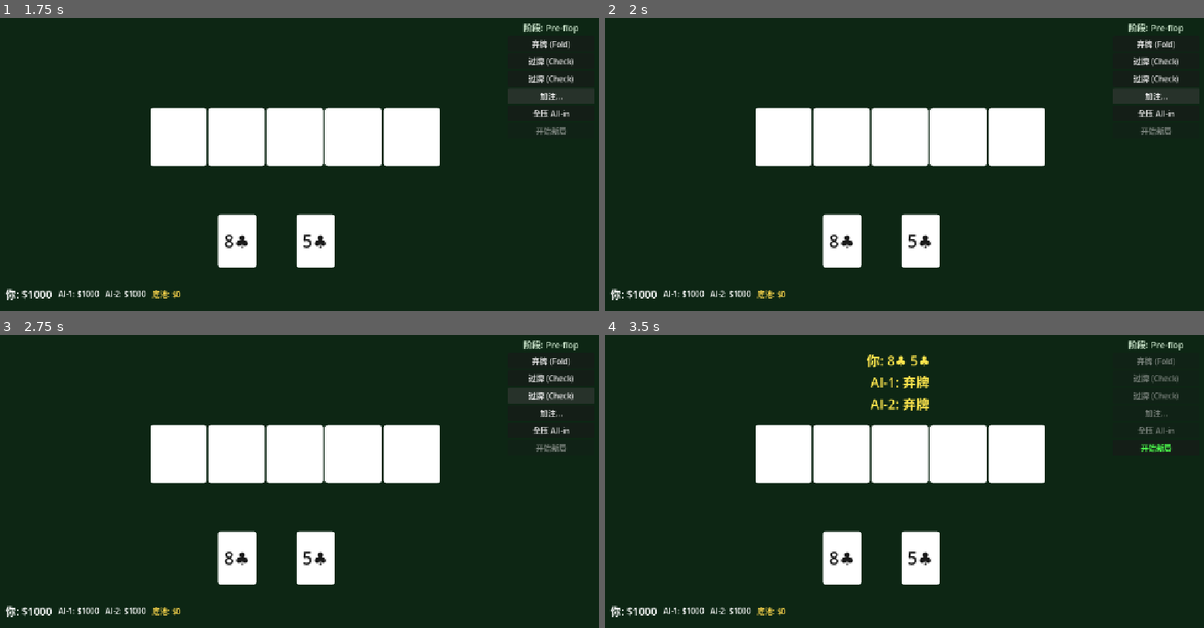
Above: before the commit, frames 1-4 (two rows, left to right).
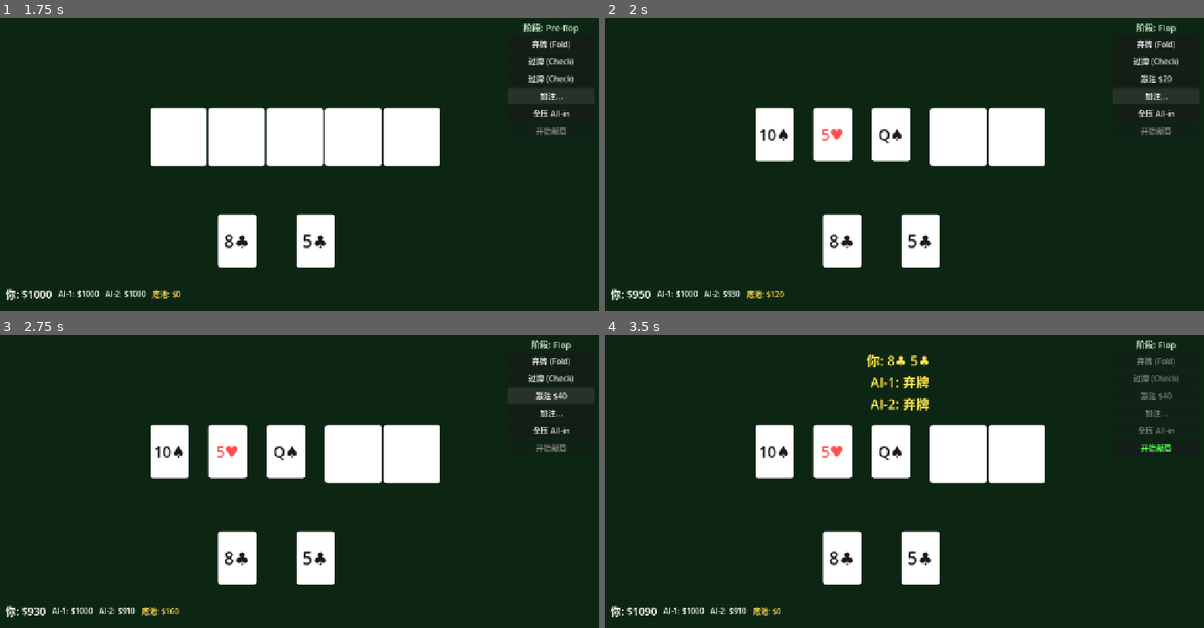
Above: after the commit, the same moments.

Repository: gaoyingxie/texas-holdemp
Game: Godot game, scene res://scenes/main.tscn
Two runs of this game, one before a commit and one after it. Both use one fixed random seed, a clock stepped at 60 frames per second and the inputs below.
Inputs:
- Up to frame 1 (1.75 s): click "过牌 (Check)" at 0.5 s; click "加注..." at 1.25 s
- Up to frame 2 (2 s): no input
- Up to frame 3 (2.75 s): click "过牌 (Check)" (after the commit: "跟注 $20") at 2 s
- Up to frame 4 (3.5 s): click "过牌 (Check)" (after the commit: "跟注 $40") at 2.75 s

Frame 1 is identical in both runs. In frame 2, 3.3% of the frame differs, in the area x 4-97%, y 1-96%; in frame 3, 3.3%; in frame 4, 3.0%.
Error before the commit: Invalid access to property or key 'current_bet' on a base object of type 'RefCounted (Player)'. (res://scripts/poker_game.gd:103)

Commit message:
fix: Player加current_bet属性，do_raise/do_call/do_all_in正确计算差额

Diff:
--- a/scripts/player.gd
+++ b/scripts/player.gd
@@ -10,6 +10,7 @@
 var hand = []
 var is_folded: bool = false
 var is_all_in: bool = false
+var current_bet: int = 0
 
 func _init(n: String, c: int):
 	name = n
@@ -28,3 +29,4 @@
 	hand.clear()
 	is_folded = false
 	is_all_in = false
+	current_bet = 0
--- a/scripts/poker_game.gd
+++ b/scripts/poker_game.gd
@@ -93,17 +93,19 @@
 
 
 func do_call(pl) -> int:
-	var amount = pl.bet(current_bet)
+	var diff = current_bet - pl.current_bet
+	if diff < 0: diff = 0
+	var amount = pl.bet(diff)
+	pl.current_bet += amount
 	pot += amount
 	return amount
 
 
 func do_raise(pl, total: int) -> int:
-	# 先结算该玩家之前下过的注，再下新的 total
-	var prev = pl.current_bet
-	var diff = total - prev
+	var diff = total - pl.current_bet
 	if diff < 0: diff = 0
 	var amount = pl.bet(diff)
+	pl.current_bet = total
 	current_bet = total
 	pot += amount
 	return amount
@@ -111,8 +113,9 @@
 
 func do_all_in(pl) -> int:
 	var amount = pl.bet(pl.chips)
-	if amount > current_bet:
-		current_bet = amount
+	pl.current_bet += amount
+	if pl.current_bet > current_bet:
+		current_bet = pl.current_bet
 	pot += amount
 	return amount
 
@@ -123,6 +126,8 @@
 
 func reset_bet():
 	current_bet = 0
+	for p in players:
+		p.current_bet = 0
 
 
 func award_pot(winner):
--- /dev/null
+++ b/test_mcp.gd
@@ -0,0 +1,55 @@
+extends SceneTree
+
+func _init():
+	print("=== MCP Full Startup Test ===")
+
+	var sc = load("res://scenes/main.tscn")
+	if sc == null:
+		print("FAIL: scene load returned null")
+		quit(1)
+		return
+
+	var inst = sc.instantiate()
+	if inst == null:
+		print("FAIL: scene instantiate returned null")
+		quit(1)
+		return
+	root.add_child(inst)
+	inst.size = Vector2(1280, 720)
+
+	print("1. Scene loaded and instantiated OK")
+
+	# _ready() 已被自动调用（_setup_game -> _update_ui -> _update_player_hand -> _style_card）
+	# 验证 _style_card 没有抛异常
+	var player_hand = inst.get_node("PlayerHand")
+	var card0 = player_hand.get_child(0)
+	var card1 = player_hand.get_child(1)
+
+	print("2. Calling _style_card on player cards...")
+	inst.call("_style_card", card0, null, true)
+	print("   card0 face-up OK")
+	inst.call("_style_card", card1, null, false)
+	print("   card1 face-down OK")
+
+	# AI 手牌
+	var ai1_hand = inst.get_node("AI1Hand")
+	var ai1_card0 = ai1_hand.get_child(0)
+	inst.call("_style_card", ai1_card0, null, false)
+	print("3. AI1 card0 face-down OK")
+
+	# _all_bet_equal
+	var result = inst.call("_all_bet_equal")
+	print("4. _all_bet_equal() = ", result)
+
+	# 模拟玩家 ALL IN
+	print("5. Simulating ALL IN...")
+	inst.call("_on_all_in")
+	print("   player.is_all_in = ", inst.player.is_all_in)
+	print("   game stage = ", inst.game.stage)
+
+	# 检查 is_my_turn（All IN后应该是 false）
+	var call_btn = inst.get_node("ActionPanel/CallBtn")
+	print("6. CallBtn.disabled after ALL IN = ", call_btn.disabled)
+
+	print("=== ALL CHECKS PASSED ===")
+	quit(0)
